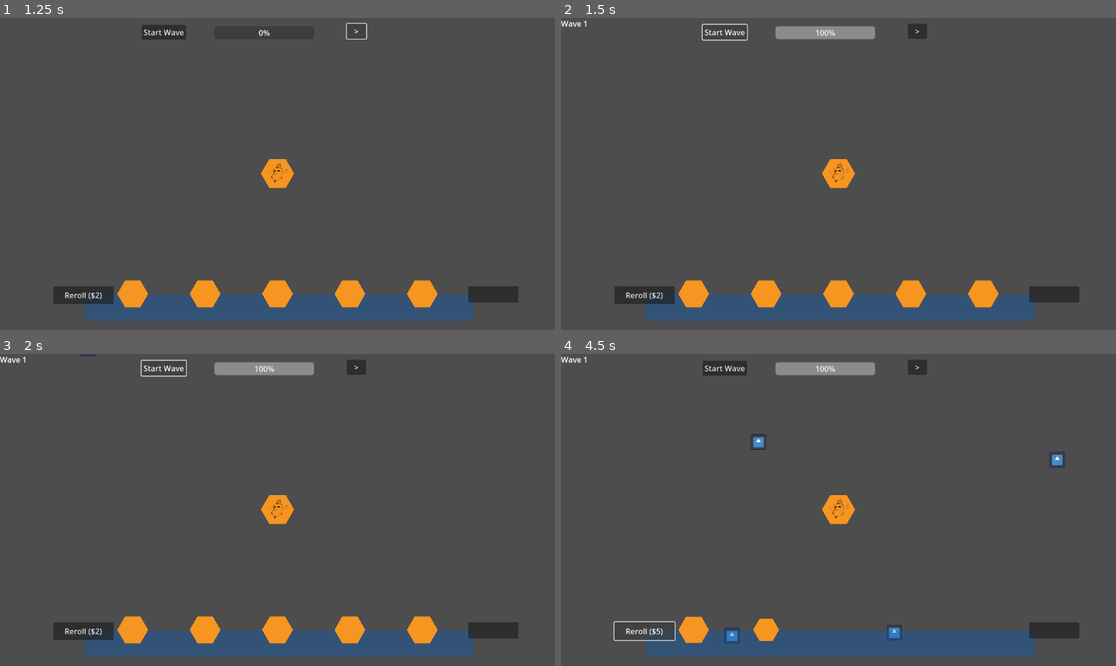
Above: before the commit, frames 1-4 (two rows, left to right).
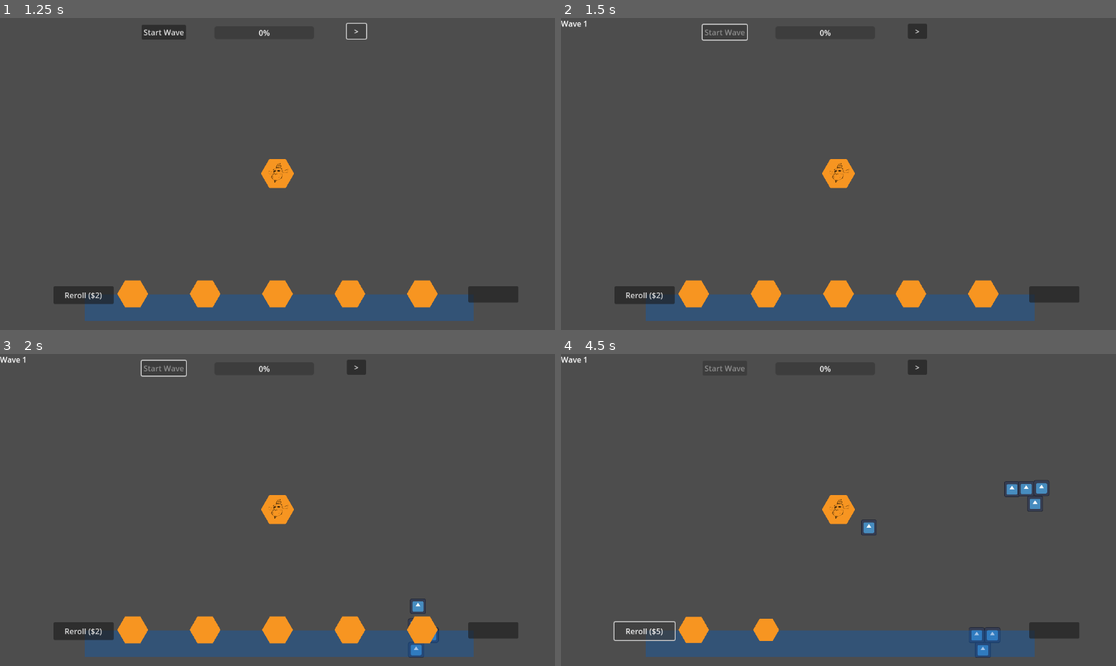
Above: after the commit, the same moments.

Repository: mitchfields/Bee_game_repo3
Game: Godot game, scene res://scenes/World.tscn
Two runs of this game, one before a commit and one after it. Both use one fixed random seed, a clock stepped at 60 frames per second and the inputs below. The engine's default icon, where the game draws it, is replaced by a stand-in: a white triangle on a blue panel in a dark square.
Inputs (mouse positions are in pixels of both pictures, inside the frame that each line leads up to):
- Up to frame 1 (1.25 s): click ">" at 0.5 s
- Up to frame 2 (1.5 s): click "Start Wave" at 1.25 s
- Up to frame 3 (2 s): no input
- Up to frame 4 (4.5 s): click (727, 369) at 2 s, where only the run before the commit has a clickable "Start Wave"; click "Reroll ($2)" at 2.75 s; click "Reroll ($3)" at 3.5 s; click "Reroll ($4)" at 4.25 s

Frame 1 is identical in both runs. In frame 2, 0.8% of the frame differs, in the area x 25-57%, y 2-7%; in frame 3, 1.0%; in frame 4, 1.8%, in the area x 25-91%, y 2-98%.

Commit message:
WORKING. PATHING. DEER GOD. WE HAVE DONE IT.
i have somehow saved the pathing, holy christ. THank the lord. Yes. Pathing. BOOYA.

Diff:
--- a/scenes/World.tscn
+++ b/scenes/World.tscn
@@ -13,6 +13,7 @@
 script = ExtResource("1_c6gwx")
 queen_scene = ExtResource("5_pof0q")
 hex_tile_scene = ExtResource("4_p1v5b")
+hex_size = null
 
 [node name="Camera2D" type="Camera2D" parent="."]
 position = Vector2(576, 324)
--- a/scripts/Enemy.gd
+++ b/scripts/Enemy.gd
@@ -1,35 +1,45 @@
 # res://scripts/Enemy.gd
 extends CharacterBody2D
 
-@export var speed     : float = 120.0
-@export var gold_drop : int   = 1
-@export var damage    : int   = 1
+signal died
+signal hit_queen
 
-var _path       : Array     = []
-var _path_index : int       = 0
+@export var speed: float = 120.0
 
-@onready var world = get_tree().current_scene   # assumes World.gd is the root
+# holds a list of axial coords (Vector2) to follow
+var path: Array = []
+var _idx: int   = 0
+var _world      = null
 
 func _ready() -> void:
-	# 1) Convert spawn pos → axial
-	var start_axial = world.world_to_axial(global_position)
-	# 2) Queen is always at axial (0,0)
-	var goal_axial = Vector2.ZERO
-	# 3) Ask GridManager for path
-	_path = GridManager.find_path(start_axial, goal_axial)
-	_path_index = 0
+	_world = get_tree().current_scene
+	# re-plan whenever walls change
+	GridManager.connect("grid_changed", Callable(self, "_on_grid_changed"))
+
+func set_path(p) -> void:
+	# accept any Array of Vector2, no type mismatch
+	path = p.duplicate()
+	_idx = 0
+
+func _on_grid_changed() -> void:
+	# recompute from current pos to queen at (0,0)
+	var my_axial = _world.world_to_axial(global_position)
+	var new_path = GridManager.find_path(my_axial, Vector2.ZERO)
+	if new_path.size() > 0:
+		set_path(new_path)
 
 func _physics_process(delta: float) -> void:
-	if _path_index < _path.size():
-		# move toward the next cell center
-		var target_pos = world.axial_to_world(_path[_path_index])
-		var direction  = (target_pos - global_position).normalized()
-		velocity = direction * speed
+	if _idx < path.size():
+		var target = _world.axial_to_world(path[_idx])
+		var dir    = (target - global_position).normalized()
+		velocity   = dir * speed
 		move_and_slide()
-		# if close enough, step to next
-		if global_position.distance_to(target_pos) < speed * delta:
-			_path_index += 1
+		if global_position.distance_to(target) < speed * delta:
+			_idx += 1
 	else:
-		# reached the Queen
-		emit_signal("hit_queen")   # connect this to WaveManager
+		emit_signal("hit_queen")
 		queue_free()
+
+func die() -> void:
+	emit_signal("died")
+	queue_free()
--- a/scripts/GameUI.gd
+++ b/scripts/GameUI.gd
@@ -1,49 +1,47 @@
 # res://scripts/GameUI.gd
 extends Control
 
-@onready var money_label        : Label       = $MoneyLabel
-@onready var wave_label         : Label       = $WaveLabel
-@onready var progress_bar       : ProgressBar = $WaveProgress
-@onready var start_button       : Button      = $StartWaveButton
-@onready var fast_forward_button: Button      = $FastForwardButton
+# Locate the WaveManager in your scene tree
+@onready var wave_manager      = get_tree().current_scene.get_node("GameLayer/WaveManager")
+# These live under this TopBar Control
+@onready var money_label       = get_node("MoneyLabel")
+@onready var wave_label        = get_node("WaveLabel")
+@onready var wave_progress     = get_node("WaveProgress")
+@onready var start_wave_button = get_node("StartWaveButton")
+@onready var fast_forward_btn  = get_node("FastForwardButton")
 
-var money: int = 0
-var wm   : Node = null
+var money : int = 0
 
 func _ready() -> void:
-	# WaveManager now lives under GameLayer ▶ WaveManager
-	wm = get_tree().current_scene.get_node("GameLayer/WaveManager")
-	if wm == null:
-		push_error("GameUI: could not find WaveManager at GameLayer/WaveManager")
-		return
+	# Connect the Start Wave button
+	start_wave_button.connect("pressed", Callable(wave_manager, "start_wave"))
 
-	# Connect WaveManager signals
-	wm.connect("wave_started",    Callable(self, "_on_wave_started"))
-	wm.connect("enemy_spawned",   Callable(self, "_on_enemy_spawned"))
-	wm.connect("enemy_died",      Callable(self, "_on_enemy_died"))
-	wm.connect("enemy_hit_queen", Callable(self, "_on_enemy_hit_queen"))
+	# Hook up UI to WaveManager signals
+	wave_manager.connect("wave_started",    Callable(self, "_on_wave_started"))
+	wave_manager.connect("enemy_spawned",   Callable(self, "_on_enemy_spawned"))
+	wave_manager.connect("enemy_died",      Callable(self, "_on_enemy_died"))
+	wave_manager.connect("enemy_hit_queen", Callable(self, "_on_enemy_hit_queen"))
+	wave_manager.connect("wave_ended",      Callable(self, "_on_wave_ended"))
 
-	# Hook up buttons
-	start_button.connect("pressed", Callable(wm, "start_wave"))
-	fast_forward_button.connect("toggled", Callable(self, "_on_fast_forward_toggled"))
+func _on_wave_started(wave_number: int, total_enemies: int) -> void:
+	wave_label.text         = "Wave %d" % wave_number
+	wave_progress.min_value = 0
+	wave_progress.max_value = total_enemies
+	wave_progress.value     = 0
+	start_wave_button.disabled = true
 
-func _on_wave_started(wave_number: int) -> void:
-	wave_label.text        = "Wave %d" % wave_number
-	progress_bar.max_value = wm.max_alive
-	progress_bar.value     = wm.alive_count
+func _on_enemy_spawned(_enemy: Node2D) -> void:
+	# no UI change needed here
+	pass
 
-func _on_enemy_spawned(alive: int, max_alive: int) -> void:
-	progress_bar.max_value = max_alive
-	progress_bar.value     = alive
+func _on_enemy_died(_enemy: Node2D) -> void:
+	wave_progress.value += 1
+	money += 1
+	money_label.text = "$%d" % money
 
-func _on_enemy_died(enemy: Node, alive: int) -> void:
-	money += enemy.gold_drop
-	money_label.text = "$%d" % money
-	progress_bar.value = alive
+func _on_enemy_hit_queen(_enemy: Node2D) -> void:
+	wave_progress.value += 1
+	# no gold for queen hits
 
-func _on_enemy_hit_queen(enemy: Node, alive: int) -> void:
-	get_tree().current_scene.get_node("Queen").take_damage(enemy.damage)
-	progress_bar.value = alive
-
-func _on_fast_forward_toggled(pressed: bool) -> void:
-	Engine.time_scale = 2.0 if pressed else 1.0
+func _on_wave_ended(_wave_number: int) -> void:
+	start_wave_button.disabled = false
--- a/scripts/GridManager.gd
+++ b/scripts/GridManager.gd
@@ -1,11 +1,10 @@
 # res://scripts/GridManager.gd
 extends Node
 
-# Stores placed tiles by axial coord
+signal grid_changed
+
 var tiles: Dictionary = {}
-
-# Six axial neighbor steps
-const DIRECTIONS: Array = [
+const DIRECTIONS = [
 	Vector2(1, 0),
 	Vector2(1, -1),
 	Vector2(0, -1),
@@ -18,27 +17,18 @@
 	tiles.clear()
 
 func register_tile(tile: Node2D) -> void:
-	var coord: Vector2 = tile.axial_coords
-	tiles[coord] = tile
-	# Link neighbors for ripple (optional)
-	if not tile.neighbors:
-		tile.neighbors = []
-	for dir in DIRECTIONS:
-		var nc = coord + dir
-		if tiles.has(nc):
-			var n = tiles[nc]
-			if not tile.neighbors.has(n):
-				tile.neighbors.append(n)
-			if not n.neighbors.has(tile):
-				n.neighbors.append(tile)
+	tiles[tile.axial_coords] = tile
+	emit_signal("grid_changed")
 
-# Heuristic: hex‐grid “Manhattan” distance
+func deregister_tile(tile: Node2D) -> void:
+	tiles.erase(tile.axial_coords)
+	emit_signal("grid_changed")
+
 func _heuristic(a: Vector2, b: Vector2) -> float:
 	return (abs(a.x - b.x)
 		  + abs(a.x + a.y - b.x - b.y)
 		  + abs(a.y - b.y)) * 0.5
 
-# Reconstruct path
 func _reconstruct(came_from: Dictionary, current: Vector2) -> Array:
 	var path = [ current ]
 	while came_from.has(current):
@@ -46,19 +36,18 @@
 		path.insert(0, current)
 	return path
 
-# A* search on the axial grid
-func find_path(start: Vector2, goal: Vector2) -> Array:
-	var open_set = [ start ]
+# A* with an optional skip list (do not mutate tiles)
+func find_path(start: Vector2, goal: Vector2, skip_tiles: Array = []) -> Array:
+	var open_set  = [ start ]
 	var came_from = {}
-	var g_score = { start: 0.0 }
-	var f_score = { start: _heuristic(start, goal) }
+	var g_score   = { start: 0.0 }
+	var f_score   = { start: _heuristic(start, goal) }
 
 	while open_set.size() > 0:
-		# pick lowest‐f node manually
 		var current = open_set[0]
-		for node in open_set:
-			if f_score[node] < f_score[current]:
-				current = node
+		for n in open_set:
+			if f_score[n] < f_score[current]:
+				current = n
 		open_set.erase(current)
 
 		if current == goal:
@@ -66,14 +55,14 @@
 
 		for dir in DIRECTIONS:
 			var neighbor = current + dir
-			# skip walls (unregistered)
-			if not tiles.has(neighbor):
+			# skip if truly occupied or in our ephemeral skip list
+			if tiles.has(neighbor) or skip_tiles.has(neighbor):
 				continue
-			var tentative = g_score[current] + 1
+			var tentative = g_score[current] + 1.0
 			if not g_score.has(neighbor) or tentative < g_score[neighbor]:
 				came_from[neighbor] = current
-				g_score[neighbor] = tentative
-				f_score[neighbor] = tentative + _heuristic(neighbor, goal)
+				g_score[neighbor]    = tentative
+				f_score[neighbor]    = tentative + _heuristic(neighbor, goal)
 				if neighbor not in open_set:
 					open_set.append(neighbor)
-	return []  # no path found
+	return []  # no valid path
--- a/scripts/WaveManager.gd
+++ b/scripts/WaveManager.gd
@@ -1,62 +1,99 @@
 # res://scripts/WaveManager.gd
-extends Node2D
+extends Node
 
-signal wave_started(wave_number)
-signal enemy_spawned(alive_count, max_count)
-signal enemy_died(enemy, alive_count)
-signal enemy_hit_queen(enemy, alive_count)
+signal wave_started(wave_number: int, total_enemies: int)
+signal enemy_spawned(enemy: Node2D)
+signal enemy_died(enemy: Node2D)
+signal enemy_hit_queen(enemy: Node2D)
+signal wave_ended(wave_number: int)
 
-@export var enemy_scenes: Array[PackedScene] = []
-@export var base_count: int                 = 5
-@export var increment_per_wave: int         = 2
-@export var spawn_interval: float           = 0.5
+@export var enemy_scenes       : Array[PackedScene] = []
+@export var base_enemy_count  : int                = 12
+@export var clusters_per_wave : int                = 3
+@export var spawn_interval    : float              = 0.2
+@export var cluster_interval  : float              = 1.5
+@export var cluster_radius    : float              = 400.0
 
-var wave_number: int = 0
-var alive_count: int = 0
-var max_alive:   int = 0
-var spawning:    bool = false
+var wave_number     : int  = 0
+var _active         : int  = 0
+var _spawning       : bool = false
+var cluster_origins : Array[Vector2] = []
+
+@onready var _world = get_tree().current_scene
+
+func is_wave_active() -> bool:
+	return _spawning or (_active > 0)
 
 func start_wave() -> void:
-	if spawning:
+	if _spawning:
 		return
+
 	wave_number += 1
-	alive_count = 0
-	max_alive   = 0
-	spawning    = true
-	emit_signal("wave_started", wave_number)
-	_spawn_wave()
+	var total_enemies = base_enemy_count + (wave_number - 1) * 2
+	_active   = total_enemies
+	_spawning = true
+	emit_signal("wave_started", wave_number, total_enemies)
 
-func _spawn_wave() -> void:
-	var count = base_count + (wave_number - 1) * increment_per_wave
-	for i in range(count):
-		var scene = enemy_scenes[randi() % enemy_scenes.size()]
-		var enemy = scene.instantiate()
-		get_parent().add_child(enemy)
-		enemy.global_position = _random_spawn_pos()
-		# Bind the enemy instance into the Callable directly
-		enemy.connect("died",      Callable(self, "_on_enemy_died").bind(enemy))
-		enemy.connect("hit_queen", Callable(self, "_on_enemy_hit_queen").bind(enemy))
-		alive_count += 1
-		max_alive   += 1
-		emit_signal("enemy_spawned", alive_count, max_alive)
-		await get_tree().create_timer(spawn_interval).timeout
-	spawning = false
+	# 1) Define cluster origins & compute one path per cluster
+	cluster_origins.clear()
+	var paths = []
+	for i in range(clusters_per_wave):
+		var ang    = randf() * TAU
+		var origin = Vector2(cos(ang), sin(ang)) * cluster_radius
+		cluster_origins.append(origin)
 
-func _random_spawn_pos() -> Vector2:
-	var angle = randf() * TAU
-	var radius = 600
-	return get_parent().global_position + Vector2(cos(angle), sin(angle)) * radius
+		var start_axial = _world.world_to_axial(origin)
+		var p = GridManager.find_path(start_axial, Vector2.ZERO)
+		if p.is_empty():
+			push_error("Wave blocked from " + str(start_axial))
+			_spawning = false
+			return
+		paths.append(p)
 
-func _on_enemy_died(enemy: Node) -> void:
-	alive_count -= 1
-	emit_signal("enemy_died", enemy, alive_count)
+	# 2) Spawn enemies cluster-by-cluster
+	var spawned     = 0
+	var per_cluster = int(ceil(float(total_enemies) / clusters_per_wave))
+	for i in range(clusters_per_wave):
+		for j in range(per_cluster):
+			if spawned >= total_enemies:
+				break
+			_spawn_enemy_at(cluster_origins[i], paths[i])
+			spawned += 1
+			await get_tree().create_timer(spawn_interval).timeout
+		if i < clusters_per_wave - 1:
+			await get_tree().create_timer(cluster_interval).timeout
+
+	_spawning = false
 	_check_wave_end()
 
-func _on_enemy_hit_queen(enemy: Node) -> void:
-	alive_count -= 1
-	emit_signal("enemy_hit_queen", enemy, alive_count)
+func _spawn_enemy_at(origin: Vector2, path: Array) -> void:
+	if enemy_scenes.is_empty():
+		push_error("WaveManager: no enemy_scenes assigned!")
+		return
+	var scene = enemy_scenes[randi() % enemy_scenes.size()]
+	var enemy = scene.instantiate() as CharacterBody2D
+	enemy.position = origin + Vector2(randf_range(-20,20), randf_range(-20,20))
+	add_child(enemy)
+	emit_signal("enemy_spawned", enemy)
+
+	if enemy.has_method("set_path"):
+		enemy.set_path(path)
+
+	if enemy.has_signal("died"):
+		enemy.connect("died", Callable(self, "_on_enemy_died"))
+	if enemy.has_signal("hit_queen"):
+		enemy.connect("hit_queen", Callable(self, "_on_enemy_hit_queen"))
+
+func _on_enemy_died(enemy: Node2D) -> void:
+	_active -= 1
+	emit_signal("enemy_died", enemy)
+	_check_wave_end()
+
+func _on_enemy_hit_queen(enemy: Node2D) -> void:
+	_active -= 1
+	emit_signal("enemy_hit_queen", enemy)
 	_check_wave_end()
 
 func _check_wave_end() -> void:
-	if not spawning and alive_count <= 0:
-		print("Wave %d complete!" % wave_number)
+	if not _spawning and _active <= 0:
+		emit_signal("wave_ended", wave_number)
--- a/scripts/world.gd
+++ b/scripts/world.gd
@@ -9,43 +9,36 @@
 var _dragging_scene   : PackedScene = null
 var _panning          : bool        = false
 
-@onready var camera    : Camera2D    = $Camera2D
+@onready var camera       : Camera2D = $Camera2D
+@onready var wave_manager = get_node("GameLayer/WaveManager") as Node
 
 func _ready() -> void:
-	# Spawn the Queen & center the camera on her
-	var queen = _spawn_queen()
-	if queen:
+	var q = _spawn_queen()
+	if q:
 		camera.make_current()
-		camera.global_position = queen.position
+		camera.global_position = q.position
 
 func _input(event: InputEvent) -> void:
-	# 1) Zoom with scroll wheel (reversed)
+	# Zoom & start/stop panning
 	if event is InputEventMouseButton and event.pressed:
 		match event.button_index:
 			MOUSE_BUTTON_WHEEL_UP:
-				camera.zoom *= Vector2(1.1, 1.1)  # zoom out
-				return
+				camera.zoom *= Vector2(1.1,1.1); return
 			MOUSE_BUTTON_WHEEL_DOWN:
-				camera.zoom *= Vector2(0.9, 0.9)  # zoom in
-				return
+				camera.zoom *= Vector2(0.9,0.9); return
 			MOUSE_BUTTON_MIDDLE:
-				_panning = true
-				return
+				_panning = true; return
+	if event is InputEventMouseButton and not event.pressed \
+			and event.button_index == MOUSE_BUTTON_MIDDLE:
+		_panning = false; return
 
-	# 2) Stop panning on middle‐button release
-	if event is InputEventMouseButton \
-			and not event.pressed \
-			and event.button_index == MOUSE_BUTTON_MIDDLE:
-		_panning = false
-		return
-
-	# 3) Drag‐and‐drop shop items
+	# Drag‐preview
 	if _dragging_preview:
 		if event is InputEventMouseMotion:
 			_dragging_preview.global_position = get_global_mouse_position()
 		elif event is InputEventMouseButton \
-				and event.button_index == MOUSE_BUTTON_LEFT \
-				and not event.pressed:
+			 and event.button_index == MOUSE_BUTTON_LEFT \
+			 and not event.pressed:
 			var drop_y   = get_global_mouse_position().y
 			var screen_h = get_viewport().get_visible_rect().size.y
 			if drop_y < screen_h * 0.9:
@@ -53,9 +46,8 @@
 			_end_drag()
 		return
 
-	# 4) Panning: drag empty space with middle mouse
+	# Middle‐mouse panning
 	if event is InputEventMouseMotion and _panning:
-		# Use raw mouse movement, unaffected by zoom level
 		camera.global_position -= event.relative / camera.zoom
 		return
 
@@ -69,22 +61,41 @@
 	return q
 
 func start_drag(scene_to_spawn: PackedScene) -> void:
-	# Called by ShopBar to begin dragging a shop item
 	if _dragging_preview:
 		_dragging_preview.queue_free()
 	_dragging_scene   = scene_to_spawn
 	_dragging_preview = scene_to_spawn.instantiate() as Node2D
 	add_child(_dragging_preview)
-	_dragging_preview.modulate = Color(1, 1, 1, 0.6)
-	_dragging_preview.scale    = Vector2(0.8, 0.8)
+	_dragging_preview.modulate = Color(1,1,1,0.6)
+	_dragging_preview.scale    = Vector2(0.8,0.8)
 	_dragging_preview.z_index  = 999
 
 func _spawn_hex(scene: PackedScene) -> void:
-	# Called when a dragged item is released in the play area
+	# 1) Compute drop coord
 	var wp    = get_global_mouse_position()
 	var axial = world_to_axial(wp)
 	var snap  = axial_to_world(axial)
-	var h     = scene.instantiate() as Node2D
+
+	# 2) Test “what if” we blocked this hex?
+	var skip_tiles = [axial]
+	var any_open = false
+	var R = wave_manager.cluster_radius
+	for i in range(6):
+		var ang = i * (TAU / 6.0)
+		var ow  = Vector2(cos(ang), sin(ang)) * R
+		var oa  = world_to_axial(ow)
+		# bounded A* via skip_tiles
+		if not GridManager.find_path(oa, Vector2.ZERO, skip_tiles).is_empty():
+			any_open = true
+			break
+
+	if not any_open:
+		# full‐block: cancel placement
+		_end_drag()
+		return
+
+	# 3) Commit actual tile
+	var h = scene.instantiate() as Node2D
 	h.axial_coords = axial
 	h.position     = snap
 	add_child(h)
@@ -98,7 +109,7 @@
 	_dragging_preview = null
 	_dragging_scene   = null
 
-# — Hex grid math helpers —
+# — Hex‐grid helpers —
 
 func axial_to_cube(a: Vector2) -> Vector3:
 	return Vector3(a.x, -a.x - a.y, a.y)
@@ -110,20 +121,20 @@
 	var rx = round(c.x)
 	var ry = round(c.y)
 	var rz = round(c.z)
-	var x_diff = abs(rx - c.x)
-	var y_diff = abs(ry - c.y)
-	var z_diff = abs(rz - c.z)
-	if x_diff > y_diff and x_diff > z_diff:
+	var dx = abs(rx - c.x)
+	var dy = abs(ry - c.y)
+	var dz = abs(rz - c.z)
+	if dx > dy and dx > dz:
 		rx = -ry - rz
-	elif y_diff > z_diff:
+	elif dy > dz:
 		ry = -rx - rz
 	else:
 		rz = -rx - ry
 	return Vector3(rx, ry, rz)
 
 func world_to_axial(w: Vector2) -> Vector2:
-	var q = (2.0 / 3.0 * w.x) / hex_size
-	var r = ((-1.0 / 3.0 * w.x) + (sqrt(3) / 3.0 * w.y)) / hex_size
+	var q = (2.0/3.0 * w.x) / hex_size
+	var r = ((-1.0/3.0 * w.x) + (sqrt(3)/3.0 * w.y)) / hex_size
 	return cube_to_axial(cube_round(axial_to_cube(Vector2(q, r))))
 
 func axial_to_world(a: Vector2) -> Vector2:
